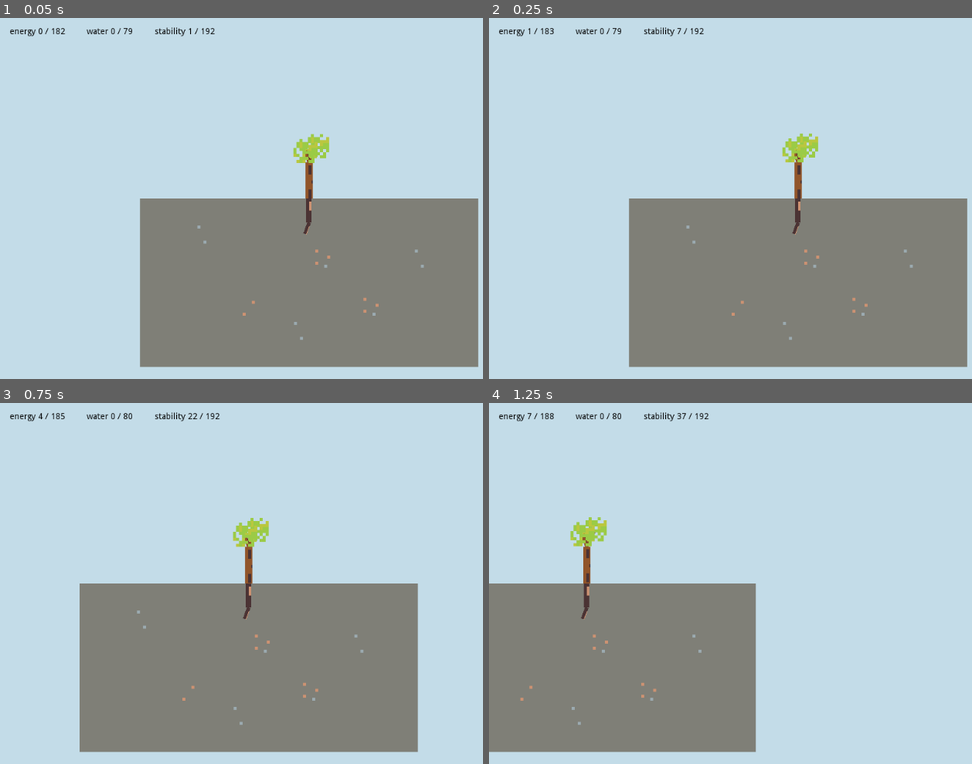
Above: before the commit, frames 1-4 (two rows, left to right).
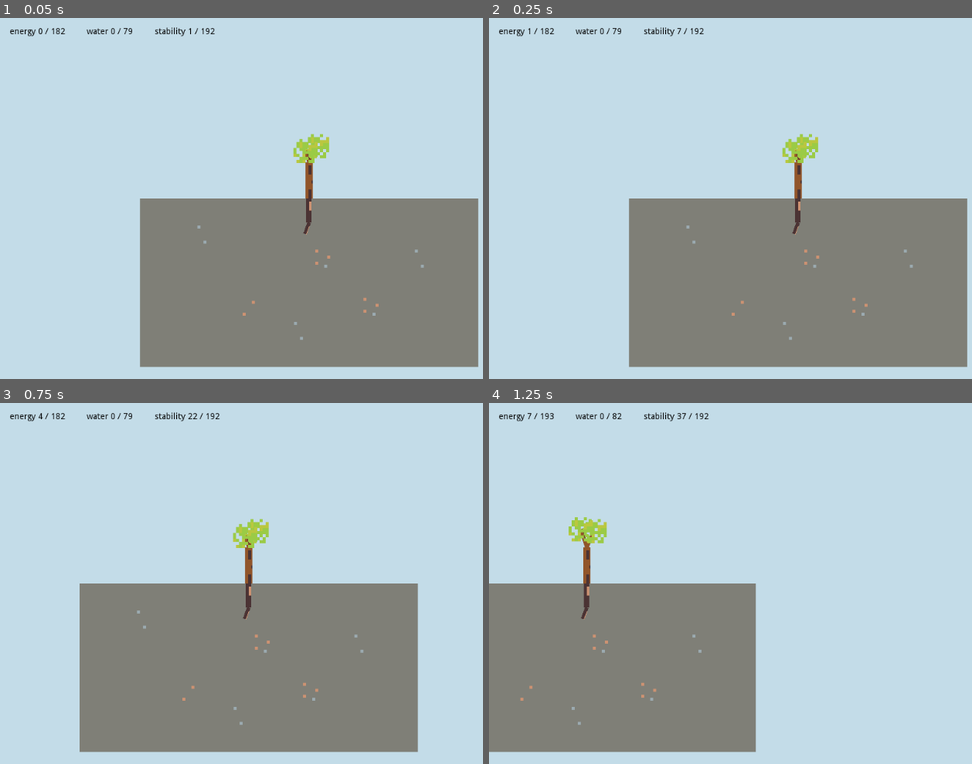
Above: after the commit, the same moments.

Repository: martindzejky/my-little-tree
Game: Godot game, scene res://scenes/main.tscn
The game is run twice, just before and just after one commit, with the same random seed, the same clock (stepped at 60 frames per second) and the same inputs.
Inputs (mouse positions are in pixels of both pictures, inside the frame that each line leads up to):
- Up to frame 1 (0.05 s): no input
- Up to frame 2 (0.25 s): no input
- Up to frame 3 (0.75 s): tap Enter at 0.5 s; move the mouse to (309, 565) at 0.52 s; press the mouse at (309, 565) at 0.53 s; hold D (move_right) from 0.53 s (still down)
- Up to frame 4 (1.25 s): keep holding D (move_right)

Frame 1 is identical in both runs. In frame 2, less than 0.1% of the frame differs, in the area x 12-69%, y 3-41%; in frame 3, 0.2%; in frame 4, 0.4%, in the area x 11-28%, y 2-50%.

Commit message:
grow branches in jumps and not slowly over time

Diff:
--- a/data/treeConstants.tres
+++ b/data/treeConstants.tres
@@ -17,5 +17,7 @@
 maxGrowthAngle = 40.0
 maxBranchChildren = 3.0
 minRotationDifference = 20.0
-branchGrowth = 0.24
-branchSpawnChance = 0.1
+branchGrowthChance = 0.2
+branchGrowthAmountMin = 2.0
+branchGrowthAmountMax = 4.0
+branchSpawnChance = 0.008
--- a/scripts/growingBranch.gd
+++ b/scripts/growingBranch.gd
@@ -9,16 +9,17 @@
 
 func _process(delta):
     grow(delta)
-    spawnNewBranches()
+    spawnNewBranches(delta)
 
 
 func grow(delta):
-    # slowly grow the branch
-    if length < treeData.maxGrowthLength:
-        length += delta * treeData.branchGrowth
+    # small chance to grow the branch
+    if randf() < delta * treeData.branchGrowthChance:
+        length += rand_range(treeData.branchGrowthAmountMin, treeData.branchGrowthAmountMax)
+        length = min(length, treeData.maxGrowthLength)
 
 
-func spawnNewBranches():
+func spawnNewBranches(delta):
     # respect the max children limit
     var existingChildren = $children.get_child_count()
     if existingChildren >= treeData.maxBranchChildren:
@@ -30,7 +31,7 @@
         chanceMultiplier = 0.8
 
     # small chance to spawn a new branch
-    if randf() < treeData.branchSpawnChance * chanceMultiplier / 1000:
+    if randf() < delta * treeData.branchSpawnChance * chanceMultiplier:
         var newBranch = load(branchToSpawnFile).instance() as Branch
 
 
--- a/scripts/treeConstants.gd
+++ b/scripts/treeConstants.gd
@@ -19,6 +19,7 @@
 export(float) var stabilityGainPerRoot
 
 # ROOT GROWTH
+
 export(float) var minGrowthLength
 export(float) var maxGrowthLength
 export(float) var maxGrowthAngle
@@ -26,5 +27,8 @@
 export(float) var minRotationDifference
 
 # BRANCH GROWTH
-export(float) var branchGrowth
+
+export(float) var branchGrowthChance
+export(float) var branchGrowthAmountMin
+export(float) var branchGrowthAmountMax
 export(float) var branchSpawnChance
